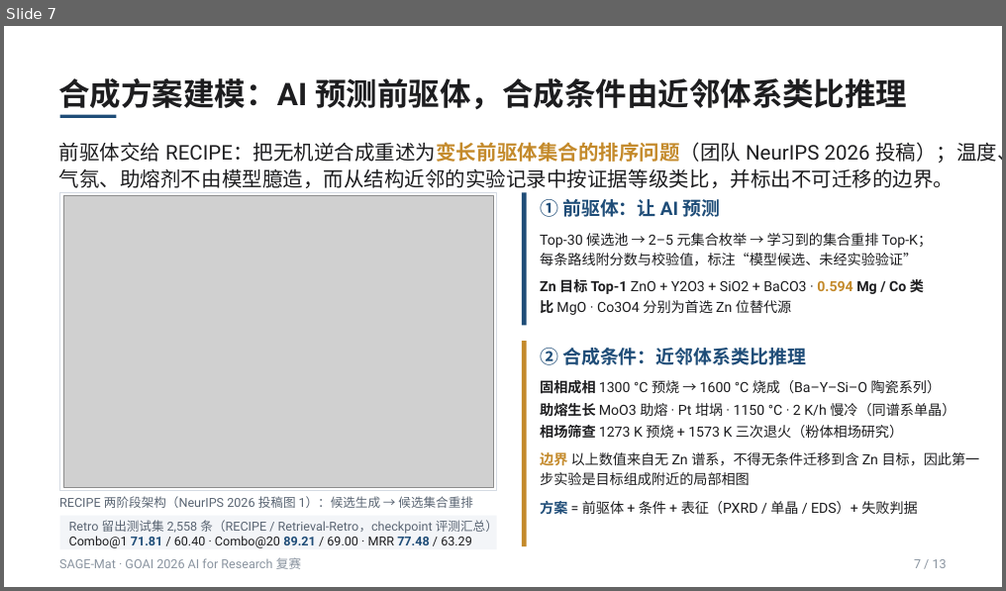
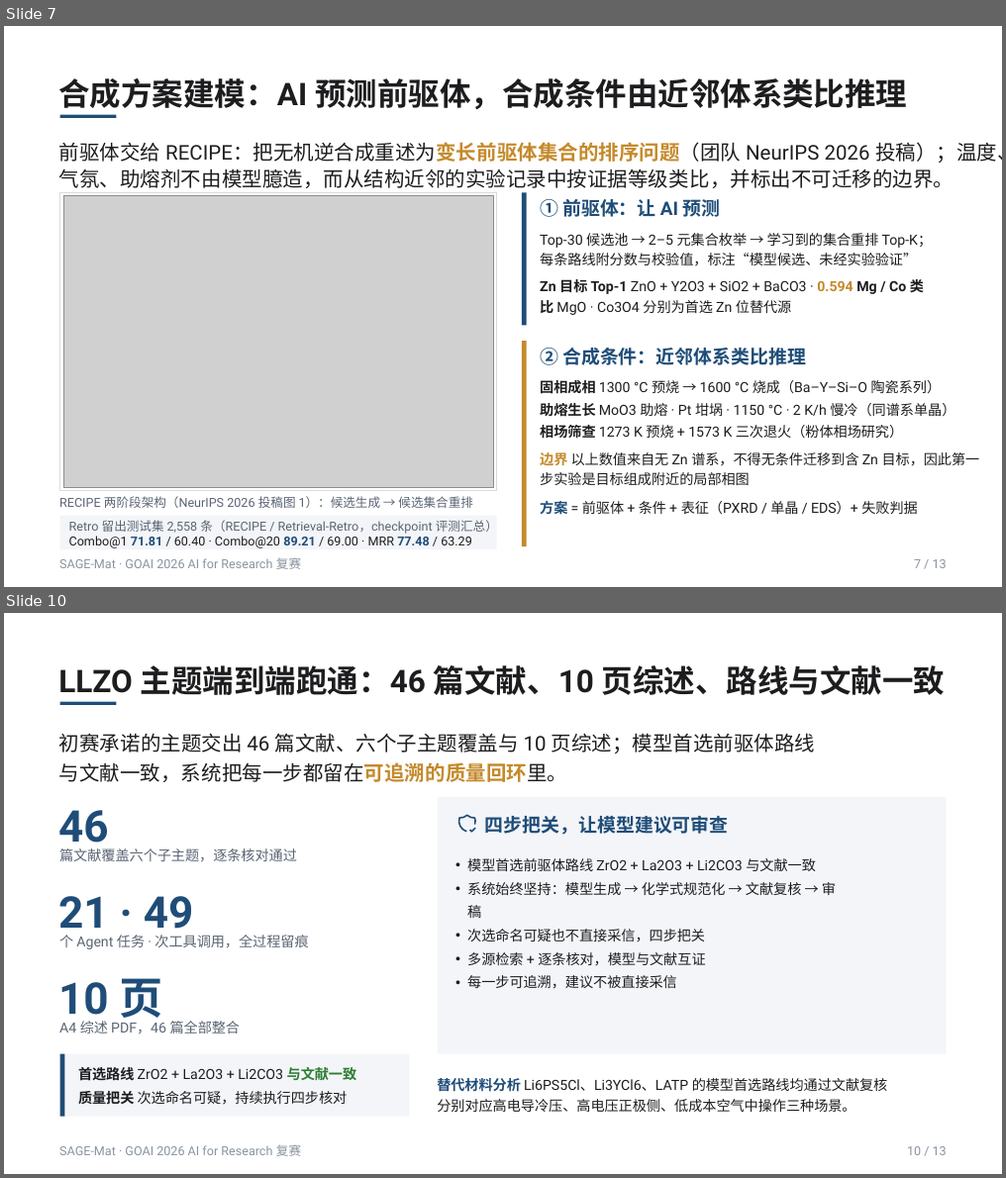
Before and after one commit to asimfish/goai_research, a slide deck: submission/方案说明PPT/SAGE-Mat_复赛方案说明.pptx. Shown one above the other, each under a label of ours: slide 7 before the commit, slides 7 and 10 after it; the slides between them are not shown. The pictures are 1006x591 and 1006x1178 pixels, drawn with LibreOffice and Linux fonts; fonts in the diff are those of the drawing; grey boxes stand for pictures. Boxes give left, top, right and bottom in pixels: in the first picture for what was removed or moved away, otherwise in the second. Text is boxed around its words. In the diff, an @@ line names an element or a change of style, - is before the commit and + after.

```diff
--- a/submission/方案说明PPT/SAGE-Mat_复赛方案说明.pptx
+++ b/submission/方案说明PPT/SAGE-Mat_复赛方案说明.pptx
@@ slide 10 added at [4,613,1002,1174], background #FFFFFF @@
@@ text added at [58,665,944,695], 30 pt, text #1D1D1F, bold @@
+LLZO 主题端到端跑通：46 篇文献、10 页综述、路线与文献一致
@@ rectangle added at [60,702,116,705], fill #1F4D78 @@
@@ text added at [59,733,816,782], 19.5 pt, text #1D1D1F @@
+初赛承诺的主题交出 46 篇文献、六个子主题覆盖与 10 页综述；模型首选前驱体路线与文献一致，系统把每一步都留在可追溯的质量回环里。
@@ group added at [438,797,945,1055]: 2 freeform shapes, 2 texts, 1 rectangle @@
+四步把关，让模型建议可审查
+• 模型首选前驱体路线 ZrO2 + La2O3 + Li2CO3 与文献一致
+• 系统始终坚持：模型生成 → 化学式规范化 → 文献复核 → 审稿
+• 次选命名可疑也不直接采信，四步把关
+• 多源检索 + 逐条核对，模型与文献互证
+• 每一步可追溯，建议不被直接采信
@@ group added at [58,810,308,1035]: 6 texts @@
+46
+篇文献覆盖六个子主题，逐条核对通过
+21 · 49
+个 Agent 任务 · 次工具调用，全过程留痕
+10 页
+A4 综述 PDF，46 篇全部整合
@@ text added at [437,1078,888,1112], 13.5 pt, text #1D1D1F @@
+替代材料分析 Li6PS5Cl、Li3YCl6、LATP 的模型首选路线均通过文献复核分别对应高电导冷压、高电压正极侧、低成本空气中操作三种场景。
@@ group added at [60,1055,410,1117]: 2 rectangles, 2 texts @@
+首选路线 ZrO2 + La2O3 + Li2CO3 与文献一致
+质量把关 次选命名可疑，持续执行四步核对
@@ text added at [59,1146,301,1157], 12 pt, text #8A94A0 @@
+SAGE-Mat · GOAI 2026 AI for Research 复赛
@@ text added at [907,1147,946,1156], 12 pt, text #8A94A0 @@
+10 / 13
```
Also in this commit, not shown: 5 slides changed, 2 other slides added, 3 slides removed, 22 other files.
